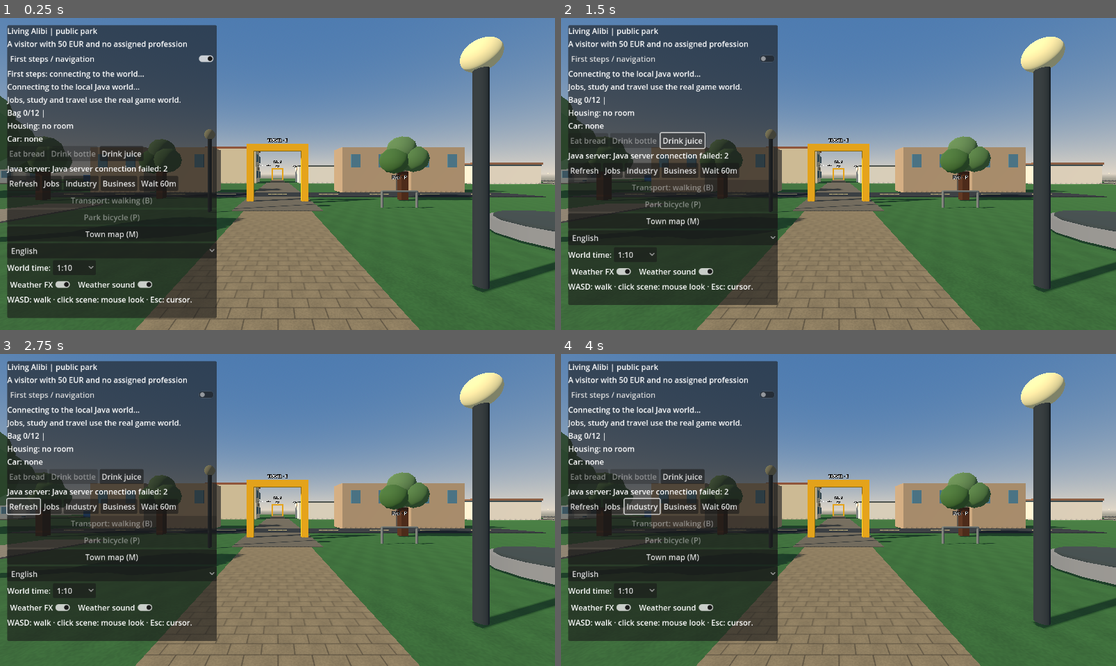
Above: before the commit, frames 1-4 (two rows, left to right).
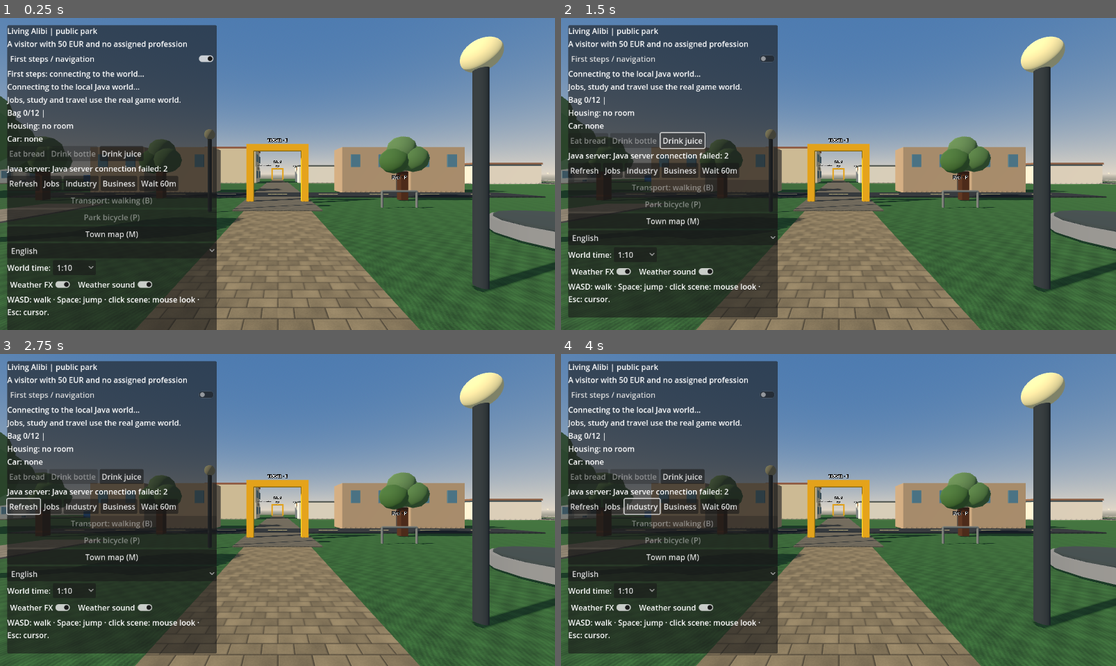
Above: after the commit, the same moments.

Repository: holovin777/living-alibi
Game: Godot game, scene res://scenes/park.tscn
Two runs of this game, one before a commit and one after it. Both use one fixed random seed, a clock stepped at 60 frames per second and the inputs below.
Inputs:
- Up to frame 1 (0.25 s): no input
- Up to frame 2 (1.5 s): click "First steps / navigation" at 0.5 s; click "Drink juice" at 1.25 s
- Up to frame 3 (2.75 s): click "Refresh" at 2 s
- Up to frame 4 (4 s): click "Jobs" at 2.75 s; click "Industry" at 3.5 s

The runs differ from the first frame. In frame 1, 2.5% of the frame differs, in the area x 0-100%, y 5-100%; in frame 2, 2.6%; in frame 3, 2.6%; in frame 4, 2.6%.

Commit message:
First-person jump and more detailed town surfaces (#53)
* Add first-person ballistic jump without bypassing planar collisions

* Add detailed procedural grass, asphalt and staggered stone textures

* Document and localize jump controls; improve visual defaults

* Document and localize jump controls; improve visual defaults

* Document and localize jump controls; improve visual defaults

Diff:
--- a/godot/project.godot
+++ b/godot/project.godot
@@ -9,3 +9,4 @@
 [rendering]
 renderer/rendering_method="gl_compatibility"
 renderer/rendering_method.mobile="gl_compatibility"
+anti_aliasing/quality/msaa_3d=1
--- a/godot/scripts/GameLanguage.gd
+++ b/godot/scripts/GameLanguage.gd
@@ -1,6 +1,8 @@
 extends RefCounted
 ## Local UI translations; English source strings remain the fallback.
 const IT := {
+    "WASD: walk · Space: jump · click scene: mouse look · Esc: cursor.": "WASD: cammina · Spazio: salta · clic: visuale · Esc: cursore.",
+    "Travel E: %s · Services F: %s · Map M · Talk T · Space: jump": "Viaggio E: %s · Servizi F: %s · Mappa M · Parla T · Spazio: salta.",
     "Living Alibi | public park": "Living Alibi | parco pubblico",
     "A visitor with 50 EUR and no assigned profession": "Un visitatore con 50 EUR e nessuna professione assegnata",
     "Connecting to the local Java world...": "Connessione al mondo Java locale...",
--- a/godot/scripts/ParkDemo.gd
+++ b/godot/scripts/ParkDemo.gd
@@ -26,6 +26,8 @@
 const TownLayout = preload("res://scripts/TownMap.gd")
 const MOUSE_SENSITIVITY := 0.0025
 const EYE_HEIGHT := 1.65
+const JUMP_GRAVITY := 9.8
+const JUMP_SPEED := 4.0
 const GARDEN_CENTER := Vector3(11,0,11)
 const COOP_CENTER := Vector3(-10,0,-10)
 const ORCHARD_CENTER := Vector3(7.5,0,-9.5)
@@ -87,6 +89,9 @@
 # Local presentation only: true movement between districts is Java-authorized.
 var _view_yaw := 0.0
 var _view_pitch := 0.0
+# Vertical presentation is separate from the existing planar collision anchor.
+var _jump_elapsed := -1.0
+var _jump_height := 0.0
 
 var _avatar: Node3D
 var _camera: Camera3D
@@ -187,6 +192,7 @@
 
 func _process(delta: float) -> void:
     if _drive_active():
+        _reset_jump()
         if not _drive_parked:
             _process_driving(delta)
         else:
@@ -215,8 +221,9 @@
         if _movement_speed() == CYCLE_SPEED:
             _bike_wheel_angle += before.distance_to(_avatar.position)/0.35
         _follow_player()
-        if _can_walk_roads():
+        if _can_walk_roads() and _jump_elapsed < 0.0:
             _try_road_crossing(relative_motion)
+    _advance_jump(delta)
 
     if _apartment_active:
         _update_first_steps()
@@ -286,7 +293,7 @@
     elif not _nearest_resident().is_empty():
         _hint.text = "T: talk to nearby resident · Esc: cursor."
     else:
-        _hint.text = "WASD: walk · click scene: mouse look · Esc: cursor."
+        _hint.text = tr("WASD: walk · Space: jump · click scene: mouse look · Esc: cursor.")
 
 func _unhandled_input(event: InputEvent) -> void:
     if event is InputEventMouseMotion and Input.mouse_mode == Input.MOUSE_MODE_CAPTURED:
@@ -303,6 +310,11 @@
             Input.set_mouse_mode(Input.MOUSE_MODE_CAPTURED)
 
 func _unhandled_key_input(event: InputEvent) -> void:
+    if event is InputEventKey and event.pressed and not event.echo and event.keycode == KEY_SPACE:
+        if _can_jump():
+            _jump_elapsed = 0.0
+            get_viewport().set_input_as_handled()
+        return
     if _rebirth_active():
         if event is InputEventKey and event.pressed and not event.echo and _child_can_walk():
             if event.keycode == KEY_E and _apartment_active and not _action_panel.visible:
@@ -456,7 +468,7 @@
             guide=tr("Your job: %s. Travel gate %s (E).") % [str(TownLayout.LABELS.get(site,site)),_guide_direction(GATE_POSITION)]
         else:
             guide=tr("Explore freely: use the blue SERVICES kiosk for local actions.")
-    _guide_label.text=guide+"\n"+(tr("Travel E: %s · Services F: %s · Map M · Talk T") % [_guide_direction(GATE_POSITION),_guide_direction(DEPOT_DESK if _current_place=="LOGISTICS_DEPOT" else KIOSK_POSITION)])
+    _guide_label.text=guide+"\n"+(tr("Travel E: %s · Services F: %s · Map M · Talk T · Space: jump") % [_guide_direction(GATE_POSITION),_guide_direction(DEPOT_DESK if _current_place=="LOGISTICS_DEPOT" else KIOSK_POSITION)])
 
 func _near_gate() -> bool:
     return _avatar.position.distance_to(GATE_POSITION) < INTERACTION_RADIUS
@@ -505,6 +517,7 @@
         if door != null:
             door.visible = not (_owns_house() if district=="SOUTH_RESIDENCES" else bool(_last_snapshot.get("player",{}).get("roomActive",false)))
     if _inside_guest_room() and not _has_room_lease():
+        _reset_jump()
         _avatar.position = ROOM_EXIT
         _action_panel.visible = false
         _follow_player()
@@ -616,6 +629,7 @@
     _drive_look = 0.0
     _view_pitch = 0.0
     _view_yaw = atan2(-_drive_direction.x,-_drive_direction.z)
+    _reset_jump()
     _avatar.position = start
     _action_panel.visible = false
     _travel_panel.visible = false
@@ -783,6 +797,30 @@
     if _current_place == "WORKSHOP" and _near_kiosk() and _connected and not _api.is_busy():
         _api.buy_bicycle()
 
+func _can_jump() -> bool:
+    return _jump_elapsed < 0.0 and not _drive_active() and not _cycling() \
+        and (not _rebirth_active() or _child_can_walk()) \
+        and _road_pending.is_empty() and not _home_transition \
+        and Input.mouse_mode == Input.MOUSE_MODE_CAPTURED \
+        and not (_travel_panel.visible or _action_panel.visible or _map_panel.visible or _dialog_panel.visible)
+
+func _reset_jump() -> void:
+    _jump_elapsed = -1.0
+    _jump_height = 0.0
+
+func _advance_jump(delta: float) -> void:
+    if _jump_elapsed < 0.0:
+        return
+    if _cycling() or not _road_pending.is_empty() or _home_transition:
+        _reset_jump()
+    else:
+        _jump_elapsed += maxf(0.0, delta)
+        # Analytic trajectory: the same height at the same elapsed time regardless of FPS.
+        _jump_height = maxf(0.0, JUMP_SPEED * _jump_elapsed - 0.5 * JUMP_GRAVITY * _jump_elapsed * _jump_elapsed)
+        if _jump_elapsed >= 2.0 * JUMP_SPEED / JUMP_GRAVITY:
+            _reset_jump()
+    _follow_player()
+
 func _follow_player() -> void:
     # Fixed first-person presentation in every district and transport mode.
     _avatar.visible = false
@@ -797,7 +835,7 @@
         var eye := EYE_HEIGHT
         if str(_last_snapshot.get("rebirth",{}).get("phase","ADULT")) == "CHILDHOOD":
             eye = lerpf(0.65,EYE_HEIGHT,clampf(float(_last_snapshot.get("rebirth",{}).get("age",0))/18.0,0.0,1.0))
-        _camera.position = _avatar.position + Vector3(0.0,eye,0.0)
+        _camera.position = _avatar.position + Vector3(0.0,eye + _jump_height,0.0)
         _camera.rotation = Vector3(_view_pitch,_view_yaw,0.0)
 
 func _build_world() -> void:
@@ -3097,7 +3135,7 @@
     atmosphere_row.add_child(audio_toggle)
     _hint = Label.new()
     _hint.autowrap_mode=TextServer.AUTOWRAP_WORD_SMART
-    _hint.text = "WASD: walk · click scene: mouse look · Esc: cursor."
+    _hint.text = tr("WASD: walk · Space: jump · click scene: mouse look · Esc: cursor.")
     column.add_child(_hint)
     _jobs = Label.new()
     _jobs.autowrap_mode = TextServer.AUTOWRAP_WORD_SMART
@@ -4892,6 +4930,7 @@
 func _set_apartment(active: bool) -> void:
     if active == _apartment_active:
         return
+    _reset_jump()
     _apartment_active=active
     if active:
         if not is_instance_valid(_apartment):
@@ -4977,6 +5016,7 @@
         _road_blocked = "" if road_arrival else _road_pending
         _road_pending = ""
     if new_place != _current_place:
+        _reset_jump()
         _office_app="work"
         _office_joke_hold=0.0
         _office_joke_wait=8.0
@@ -5011,6 +5051,7 @@
         _apartment.set_room_packages(home.get("furnishings",[]))
     _sync_family_entrance(home)
     if walking_transition and is_instance_valid(_home_entrance) and not road_arrival:
+        _reset_jump()
         _avatar.position=_home_entrance.position
     _sync_guest_room()
     _sync_garden()
--- a/godot/scripts/TownVisuals.gd
+++ b/godot/scripts/TownVisuals.gd
@@ -1,25 +1,49 @@
 extends RefCounted
-## Original, lightweight procedural textures for the Compatibility renderer.
+## Original, seamless procedural textures for the Compatibility renderer.
 ## Created once per scene, shared by every loaded district.
+const SIZE := 256
+
 static func texture(kind: String) -> ImageTexture:
-    var img := Image.create(128,128,false,Image.FORMAT_RGB8)
+    var img := Image.create(SIZE,SIZE,false,Image.FORMAT_RGB8)
     var rng := RandomNumberGenerator.new()
-    rng.seed=7319
-    for y in range(128):
-        for x in range(128):
-            var grain := rng.randf_range(-0.045,0.045)
-            var broad := sin(float(x)*TAU/32.0)*sin(float(y)*TAU/64.0)*0.035
-            var value := clampf(0.86+grain+broad,0.0,1.0)
-            if kind=="paving":
-                var shifted := x+(16 if (y/16)%2==1 else 0)
-                if y%16==0 or shifted%32==0:
-                    value=0.55+grain
+    rng.seed = 7319
+    for y in range(SIZE):
+        for x in range(SIZE):
+            var u := float(x) / SIZE
+            var v := float(y) / SIZE
+            var grain := rng.randf_range(-0.07,0.07)
+            var broad := sin(u*TAU*4.0)*sin(v*TAU*2.0)*0.05
+            var value := 0.86+grain+broad
+            if kind == "grass":
+                # Fine interleaved blades and larger irregular tufts.
+                var blades := sin(TAU*(u*47.0+v*13.0)+sin(v*TAU*5.0)*2.0)
+                var clumps := sin(u*TAU*7.0)*cos(v*TAU*9.0)
+                value = 0.79 + 0.065*blades + 0.085*clumps + broad + grain
+            elif kind == "asphalt":
+                # Mineral aggregate, mottled patches and occasional pale grit.
+                value = 0.76 + broad + grain*1.35
+                if rng.randf() < 0.045:
+                    value += 0.16
+            elif kind == "paving":
+                # Staggered stonework with darker mortar and lit beveled edges.
+                var row := floori(float(y)/32.0)
+                var sx := (x + (32 if row%2 == 1 else 0))%64
+                var sy := y%32
+                var tile_variation := sin(float(row*17+floori(float(x+(32 if row%2 == 1 else 0))/64.0)*29))*0.065
+                value = 0.85 + tile_variation + grain*0.6 + broad
+                if sx < 2 or sy < 2:
+                    value = 0.48 + grain
+                elif sx == 2 or sy == 2:
+                    value += 0.10
+                elif sx >= 62 or sy >= 30:
+                    value -= 0.11
+            value = clampf(value,0.0,1.0)
             img.set_pixel(x,y,Color(value,value,value))
     img.generate_mipmaps()
     return ImageTexture.create_from_image(img)
 
 static func surface(mat: StandardMaterial3D, tex: Texture2D, scale: float) -> void:
-    mat.albedo_texture=tex
-    mat.uv1_triplanar=true
-    mat.uv1_scale=Vector3.ONE*scale
-    mat.roughness=0.94
+    mat.albedo_texture = tex
+    mat.uv1_triplanar = true
+    mat.uv1_scale = Vector3.ONE*scale
+    mat.roughness = 0.94
